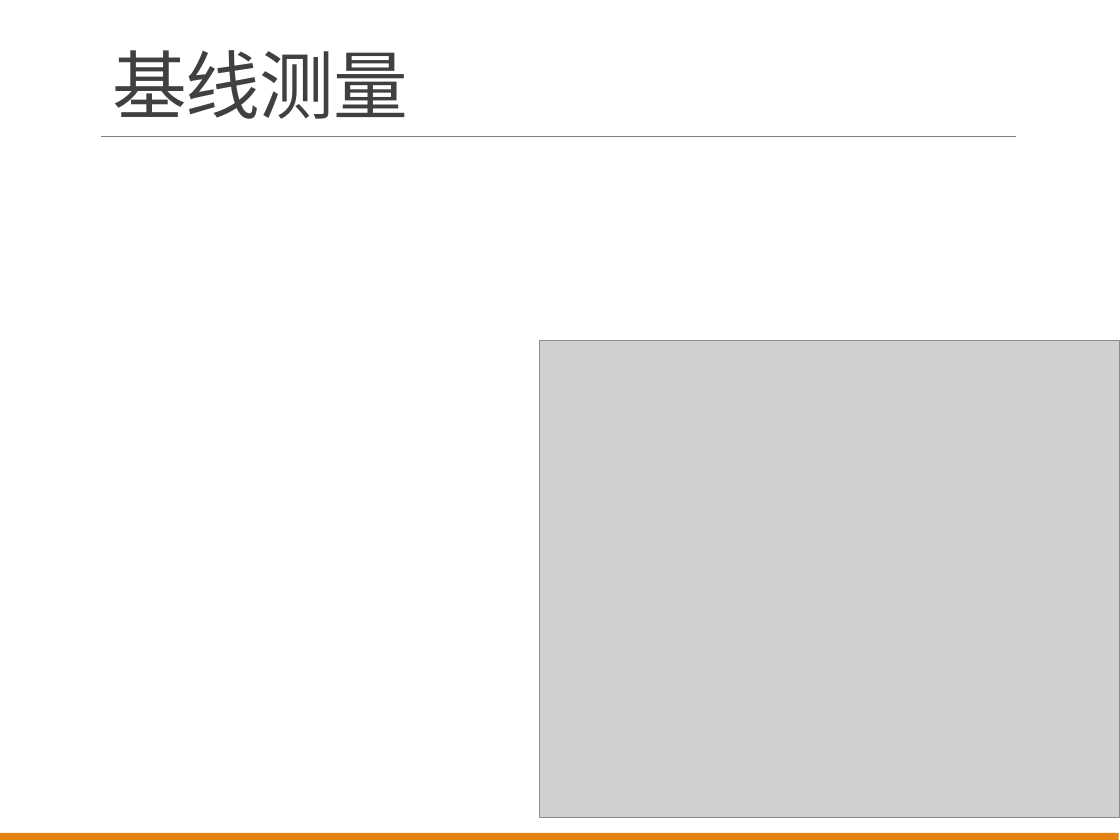
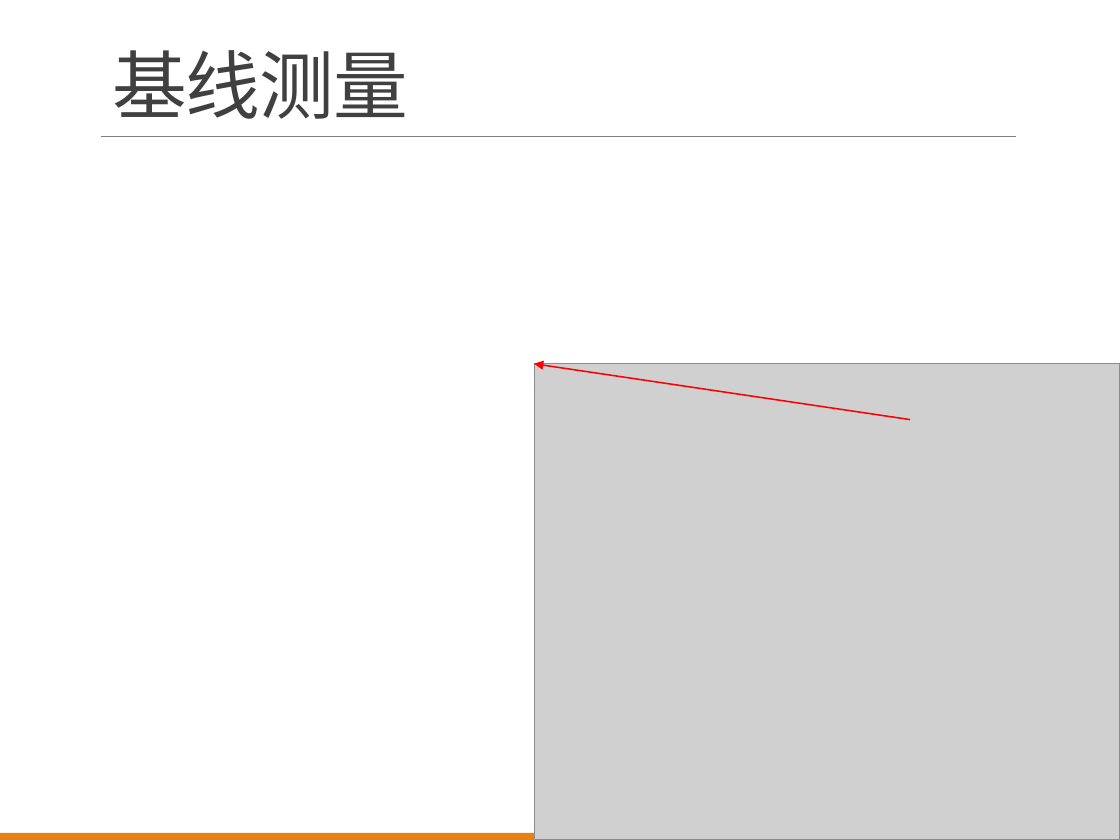
Before and after one commit to wyu0725/SDHCAL_DAQ, a slide deck: slide 7 of Slides/SDHCAL_Report_20170621.pptx. Drawn at 1120x840 pixels with LibreOffice and Linux fonts; fonts in the diff are those of the drawing; grey boxes stand for pictures. Boxes give left, top, right and bottom in pixels: in the first picture for what was removed or moved away, otherwise in the second. Text is boxed around its words. In the diff, an @@ line names an element or a change of style, - is before the commit and + after.

```diff
--- a/Slides/SDHCAL_Report_20170621.pptx
+++ b/Slides/SDHCAL_Report_20170621.pptx
@@ picture: place and size @@
-picture at bbox=[540, 340, 1120, 818]
+picture at bbox=[534, 364, 1120, 840]
@@ arrow added from (911, 420) to (534, 364), #FF0000 1 pt @@
```
Also in this commit, not shown: 6 other slides changed, 1 slide added.
